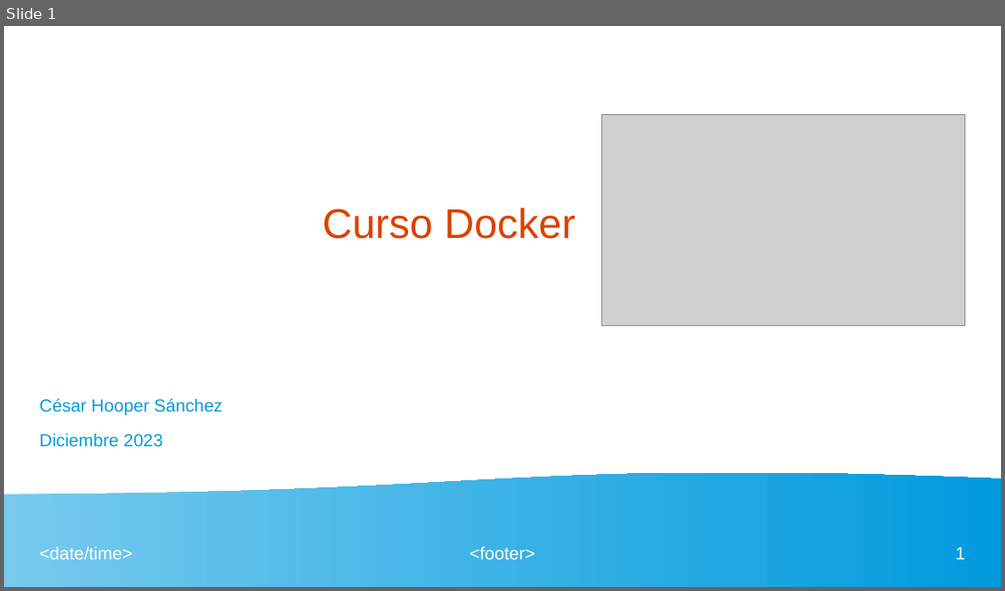
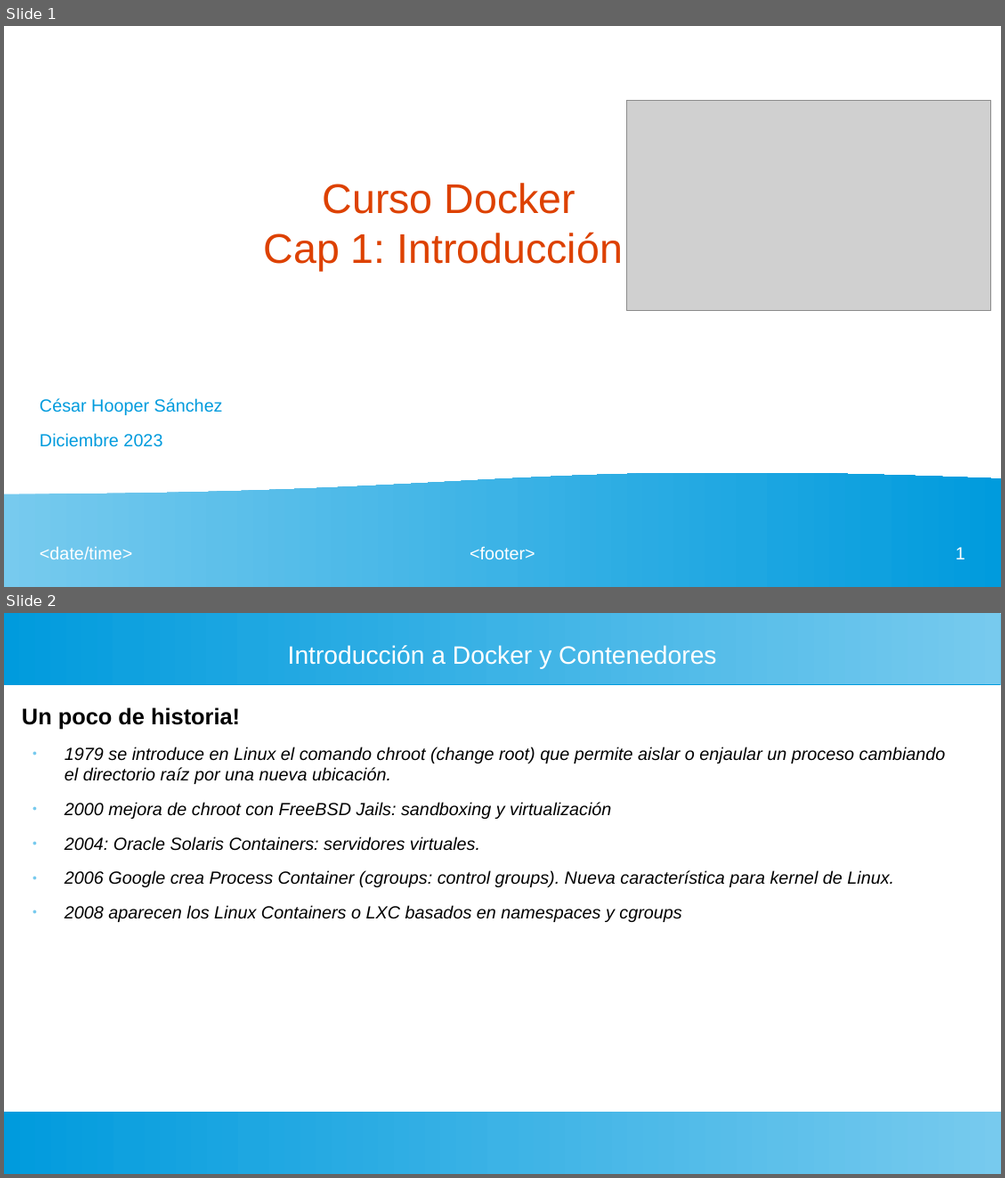
Before and after one commit to hoopercesar/Dockers, a slide deck: curso_docker/dockerPPT.odp. Shown one above the other, each under a label of ours: slide 1 before the commit, slides 1 and 2 after it. The pictures are 1005x591 and 1005x1178 pixels, drawn with LibreOffice and Linux fonts; fonts in the diff are those of the drawing; grey boxes stand for pictures. Boxes give left, top, right and bottom in pixels: in the first picture for what was removed or moved away, otherwise in the second. Text is boxed around its words. In the diff, an @@ line names an element or a change of style, - is before the commit and + after.

```diff
--- a/curso_docker/dockerPPT.odp
+++ b/curso_docker/dockerPPT.odp
@@ slide 2 added at box(4, 613, 1001, 1174), background #FFFFFF @@
@@ rectangle added at box(4, 613, 1001, 684), fill gradient #77CAEE to #75C9EE to #73C9ED to #71C8ED to #6FC7ED to #6EC6ED @@
@@ title added at box(288, 645, 716, 669), 20 pt, text #FFFFFF @@
+Introducción a Docker y Contenedores
@@ text added at box(22, 707, 946, 922), 14 pt, text #000000, italic @@
+Un poco de historia!
+● 1979 se introduce en Linux el comando chroot (change root) que permite aislar o enjaular un proceso cambiando el directorio raíz por una nueva ubicación.
+● 2000 mejora de chroot con FreeBSD Jails: sandboxing y virtualización
+● 2004: Oracle Solaris Containers: servidores virtuales.
+● 2006 Google crea Process Container (cgroups: control groups). Nueva característica para kernel de Linux.
+● 2008 aparecen los Linux Containers o LXC basados en namespaces y cgroups
@@ rectangle added at box(4, 1111, 1001, 1174), fill gradient #77CAEE to #75C9EE to #73C9ED to #71C8ED to #6FC7ED to #6EC6ED @@
@@ slide 1 changed as well @@
@@ picture: place and size @@
-picture at box(602, 115, 965, 325)
+picture at box(627, 100, 991, 311)
@@ title at box(264, 183, 623, 271): text changed @@
-Curso Docker
+Curso Docker
+Cap 1: Introducción
```
Also in this commit, not shown: 1 other slide changed, 8 other slides added.
